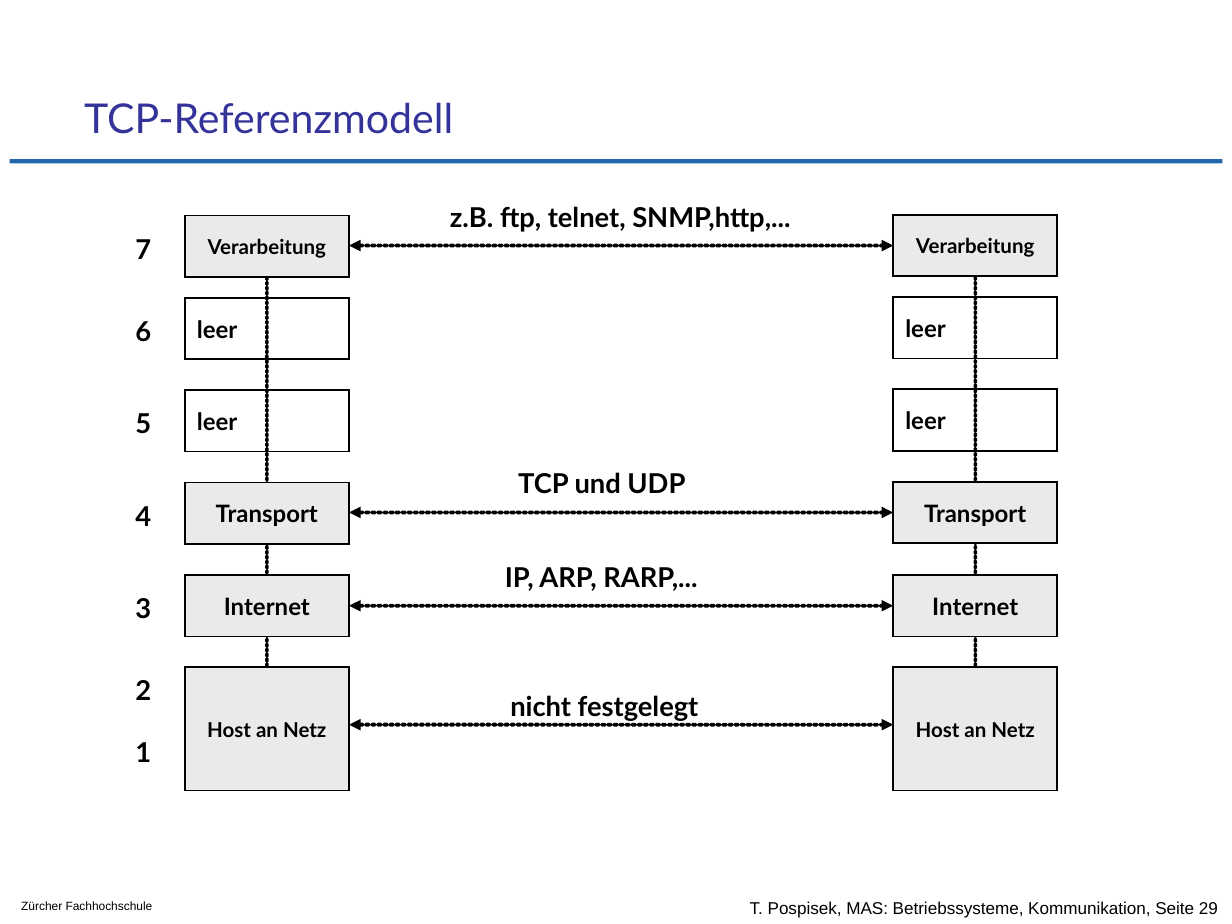
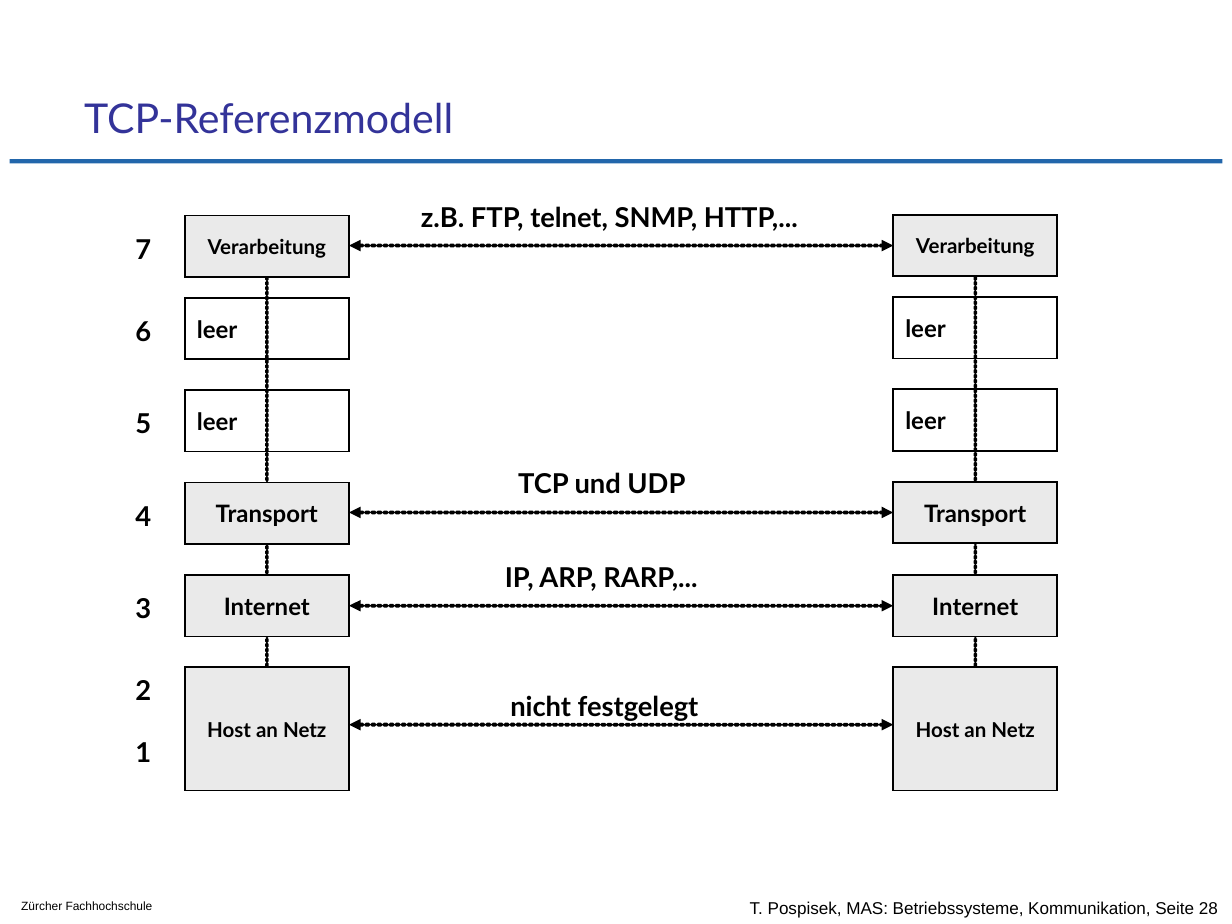
Before and after one commit to tpo/betriebssysteme, a slide deck: slide 28 of 09_Kommunikation_von_Prozessen_und_Threads.odp (slide 29 before the commit). Drawn at 1232x924 pixels with LibreOffice and Linux fonts; fonts in the diff are those of the drawing; background and template pictures are left out. Boxes give left, top, right and bottom in pixels: in the first picture for what was removed or moved away, otherwise in the second. Text is boxed around its words. In the diff, an @@ line names an element or a change of style, - is before the commit and + after.

```diff
--- a/09_Kommunikation_von_Prozessen_und_Threads.odp
+++ b/09_Kommunikation_von_Prozessen_und_Threads.odp
@@ text at (421,206,798,231): text changed @@
-z.B. ftp, telnet, SNMP,http,...
+z.B. FTP, telnet, SNMP, HTTP,...
@@ text at (750,901,1218,918): text changed @@
-T. Pospisek, MAS: Betriebssysteme, Kommunikation, Seite 29
+T. Pospisek, MAS: Betriebssysteme, Kommunikation, Seite 28
```
Also in this commit, not shown: 1 other slide changed, 1 slide removed.
